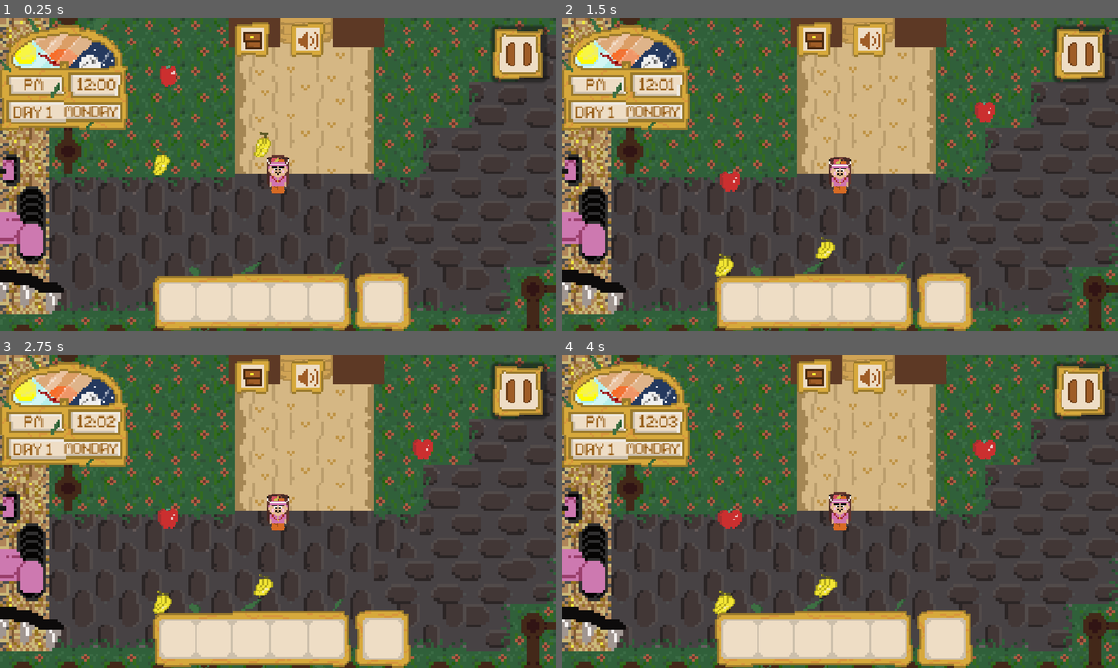
Above: before the commit, frames 1-4 (two rows, left to right).
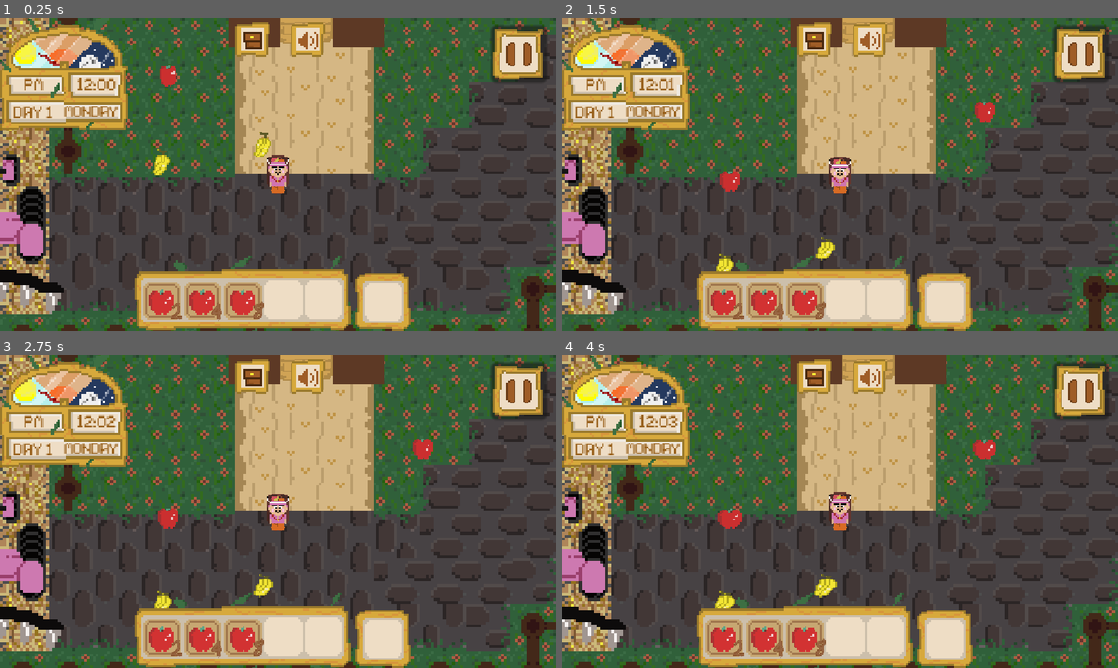
Above: after the commit, the same moments.

Repository: savageAryan/MOCONDO-FRUIT-BASH
Game: Godot game, scene res://scenes/world.tscn
The game is run twice, just before and just after one commit, with the same random seed, the same clock (stepped at 60 frames per second) and the same inputs.
Inputs (mouse positions are in pixels of both pictures, inside the frame that each line leads up to):
- Up to frame 1 (0.25 s): no input
- Up to frame 2 (1.5 s): click (723, 299) at 0.52 s; click (762, 299) at 1.27 s
- Up to frame 3 (2.75 s): click (244, 636) at 2.02 s
- Up to frame 4 (4 s): click (845, 636) at 2.77 s; click (884, 636) at 3.52 s

The runs differ from the first frame. In frame 1, 4.8% of the frame differs, in the area x 24-64%, y 76-100%; in frame 2, 4.8%; in frame 3, 4.8%; in frame 4, 4.8%.

Commit message:
added hotbar gui with seprate hotbar scene,added update function for updatig when item removed or inserted in inventory, fixed hotbarslots according to hotbar gui instanciated fron inventoryslots

Diff:
--- a/inventory/inventory.gd
+++ b/inventory/inventory.gd
@@ -16,8 +16,9 @@
 	if index < 0: return
 
 	slots[index] = InventorySlot.new()
-
+	updated.emit()
 
 func insertSlot(index: int, inventorySlot: InventorySlot):
 
 	slots[index] = inventorySlot
+	updated.emit()
--- a/project.godot
+++ b/project.godot
@@ -77,8 +77,7 @@
 }
 rightclick={
 "deadzone": 0.2,
-"events": [Object(InputEventMouseButton,"resource_local_to_scene":false,"resource_name":"","device":-1,"window_id":0,"alt_pressed":false,"shift_pressed":false,"ctrl_pressed":false,"meta_pressed":false,"button_mask":2,"position":Vector2(540, 4),"global_position":Vector2(552, 64),"factor":1.0,"button_index":2,"canceled":false,"pressed":true,"double_click":false,"script":null)
-]
+"events": []
 }
 
 [physics]
--- /dev/null
+++ b/scenes/hotbar.tscn
@@ -0,0 +1,35 @@
+[gd_scene format=3 uid="uid://d3lnmkiundssc"]
+
+[ext_resource type="Texture2D" uid="uid://c12brtokrm2bg" path="res://assets/fruitholder ui.png" id="1_yj1xu"]
+[ext_resource type="PackedScene" uid="uid://bf4ijqtgbii4k" path="res://scenes/hotbar_slot.tscn" id="2_4qkdb"]
+[ext_resource type="Script" uid="uid://05t0qg2a2533" path="res://scripts/hotbar.gd" id="2_xrqkv"]
+
+[node name="TextureRect" type="TextureRect" unique_id=217293428]
+offset_right = 99.0
+offset_bottom = 41.0
+texture = ExtResource("1_yj1xu")
+
+[node name="HBoxContainer" type="HBoxContainer" parent="." unique_id=647339178]
+layout_mode = 0
+offset_left = 3.0
+offset_top = 10.507
+offset_right = 103.0
+offset_bottom = 30.507
+scale = Vector2(0.929, 0.929)
+theme_override_constants/separation = 0
+script = ExtResource("2_xrqkv")
+
+[node name="HotbarSlot" parent="HBoxContainer" unique_id=1614412372 instance=ExtResource("2_4qkdb")]
+layout_mode = 2
+
+[node name="HotbarSlot2" parent="HBoxContainer" unique_id=28799577 instance=ExtResource("2_4qkdb")]
+layout_mode = 2
+
+[node name="HotbarSlot3" parent="HBoxContainer" unique_id=1498506203 instance=ExtResource("2_4qkdb")]
+layout_mode = 2
+
+[node name="HotbarSlot4" parent="HBoxContainer" unique_id=116785674 instance=ExtResource("2_4qkdb")]
+layout_mode = 2
+
+[node name="HotbarSlot5" parent="HBoxContainer" unique_id=2076562975 instance=ExtResource("2_4qkdb")]
+layout_mode = 2
--- /dev/null
+++ b/scenes/hotbar_slot.tscn
@@ -0,0 +1,54 @@
+[gd_scene format=3 uid="uid://bf4ijqtgbii4k"]
+
+[ext_resource type="Script" uid="uid://bn7l7yvqn5yv5" path="res://scripts/hotbar_slot.gd" id="1_vjssj"]
+[ext_resource type="Texture2D" uid="uid://kewx733ckc68" path="res://assets/background.png" id="2_vjssj"]
+[ext_resource type="Script" uid="uid://b6yrqjyypqfaa" path="res://scenes/itemstack.gd" id="3_xfbr6"]
+[ext_resource type="FontFile" uid="uid://cgox7ipu4flb" path="res://assets/chawp.otf" id="4_j61rw"]
+
+[node name="HotbarSlot" type="Button" unique_id=1614412372]
+process_mode = 3
+self_modulate = Color(0, 0, 0, 0)
+custom_minimum_size = Vector2(20, 20)
+offset_right = 20.0
+offset_bottom = 20.0
+scale = Vector2(0.585, 0.585)
+script = ExtResource("1_vjssj")
+
+[node name="background" type="Sprite2D" parent="." unique_id=260248733]
+scale = Vector2(0.976801, 0.976801)
+texture = ExtResource("2_vjssj")
+centered = false
+
+[node name="CenterContainer" type="CenterContainer" parent="." unique_id=1260458337]
+custom_minimum_size = Vector2(18.75, 18.85)
+layout_mode = 0
+offset_right = 20.512821
+offset_bottom = 20.512821
+
+[node name="Panel" type="Panel" parent="CenterContainer" unique_id=1487991473]
+process_mode = 3
+layout_mode = 2
+mouse_filter = 2
+script = ExtResource("3_xfbr6")
+
+[node name="items" type="Sprite2D" parent="CenterContainer/Panel" unique_id=300330777]
+scale = Vector2(0.901, 0.901)
+
+[node name="amountLabel" type="Label" parent="CenterContainer/Panel" unique_id=956760626]
+layout_mode = 0
+offset_left = -3.162393
+offset_top = -1.4529915
+offset_right = 67.83761
+offset_bottom = 66.54701
+rotation = -0.00049848267
+scale = Vector2(0.195, 0.195)
+theme_override_colors/font_color = Color(0.5975306, 0.3985662, 0.26403713, 1)
+theme_override_colors/font_shadow_color = Color(0.46300536, 0.2137568, 0.012083273, 0)
+theme_override_colors/font_outline_color = Color(0.53, 0.31976667, 0.16959998, 1)
+theme_override_constants/outline_size = 6
+theme_override_constants/shadow_outline_size = 54
+theme_override_fonts/font = ExtResource("4_j61rw")
+theme_override_font_sizes/font_size = 53
+text = "00"
+horizontal_alignment = 2
+vertical_alignment = 2
--- a/scenes/invenrory.tscn
+++ b/scenes/invenrory.tscn
@@ -2,8 +2,8 @@
 
 [ext_resource type="Script" uid="uid://xqqrahry8uoi" path="res://scripts/invenrory.gd" id="1_gjr0y"]
 [ext_resource type="Texture2D" uid="uid://dtg4oj80aaggd" path="res://assets/inventory.png" id="1_px0oa"]
-[ext_resource type="Texture2D" uid="uid://c12brtokrm2bg" path="res://assets/fruitholder ui.png" id="3_27hiw"]
 [ext_resource type="PackedScene" uid="uid://dh8dvwsrbygtf" path="res://scenes/slot.tscn" id="3_ovfi1"]
+[ext_resource type="PackedScene" uid="uid://d3lnmkiundssc" path="res://scenes/hotbar.tscn" id="5_1c2ov"]
 [ext_resource type="Texture2D" uid="uid://biveh5j4s23iu" path="res://assets/weaponslot.png" id="5_27hiw"]
 [ext_resource type="Texture2D" uid="uid://6rftbj4lnd44" path="res://assets/inventoryicon.png" id="6_icpxe"]
 [ext_resource type="Texture2D" uid="uid://c0ld0d4cga244" path="res://assets/inventoryicon3.png" id="7_1c2ov"]
@@ -129,15 +129,6 @@
 [node name="AnimationPlayer" type="AnimationPlayer" parent="." unique_id=1867007860]
 libraries/ = SubResource("AnimationLibrary_27hiw")
 
-[node name="hotbar" type="TextureRect" parent="." unique_id=1259292278]
-layout_mode = 0
-offset_left = 317.0
-offset_top = 505.0
-offset_right = 416.0
-offset_bottom = 546.0
-scale = Vector2(4.14, 4.14)
-texture = ExtResource("3_27hiw")
-
 [node name="Weaponslot" type="TextureRect" parent="." unique_id=2008697431]
 layout_mode = 0
 offset_left = 722.0
@@ -173,4 +164,12 @@
 texture_hover = ExtResource("11_muxr0")
 stretch_mode = 0
 
+[node name="TextureRect2" parent="." unique_id=217293428 instance=ExtResource("5_1c2ov")]
+layout_mode = 0
+offset_left = 279.0
+offset_top = 493.0
+offset_right = 378.0
+offset_bottom = 534.0
+scale = Vector2(4.52, 4.52)
+
 [connection signal="toggled" from="TextureButton" to="." method="_on_texture_button_toggled"]
--- /dev/null
+++ b/scripts/hotbar.gd
@@ -0,0 +1,18 @@
+extends HBoxContainer
+@onready var inventory: Inventory = preload("res://inventory/player_inventory.tres")
+@onready var slots: Array = get_children()
+
+func update() -> void:
+	for i in range(slots.size()):
+		var inventory_slot: InventorySlot = inventory.slots[i]
+		slots[i].update_to_slot(inventory_slot)
+		inventory.updated.connect(update)
+
+# Called when the node enters the scene tree for the first time.
+func _ready() -> void:
+	update()
+
+
+# Called every frame. 'delta' is the elapsed time since the previous frame.
+func _process(delta: float) -> void:
+	pass
--- /dev/null
+++ b/scripts/hotbar_slot.gd
@@ -0,0 +1,25 @@
+extends Button
+@onready var background_sprite: Sprite2D = $background
+@onready var item_stack_gui: ItemStackGui = $CenterContainer/Panel
+
+
+func update_to_slot(slot: InventorySlot) -> void:
+	if not slot.item:
+		item_stack_gui.visible = false
+		background_sprite.visible = false
+		return
+
+	item_stack_gui.inventorySlot = slot
+	item_stack_gui.update()
+	item_stack_gui.visible = true
+
+	background_sprite.visible = true
+
+# Called when the node enters the scene tree for the first time.
+func _ready() -> void:
+	pass # Replace with function body.
+
+
+# Called every frame. 'delta' is the elapsed time since the previous frame.
+func _process(delta: float) -> void:
+	pass
Not shown, added: scripts/hotbar.gd.uid
Not shown, added: scripts/hotbar_slot.gd.uid
